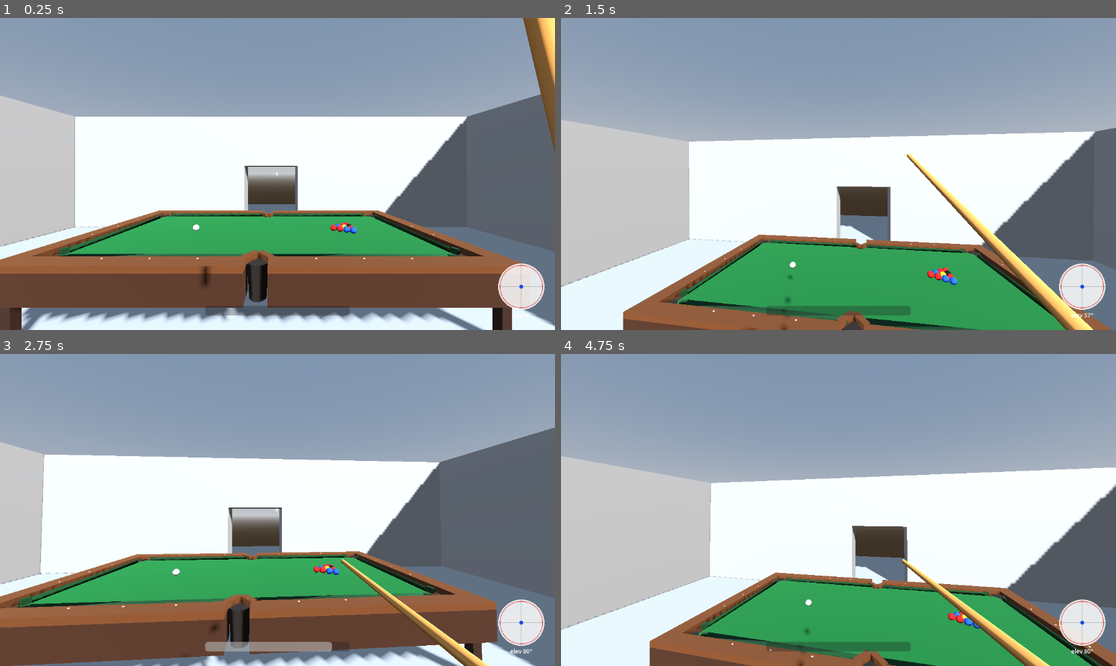
Above: before the commit, frames 1-4 (two rows, left to right).
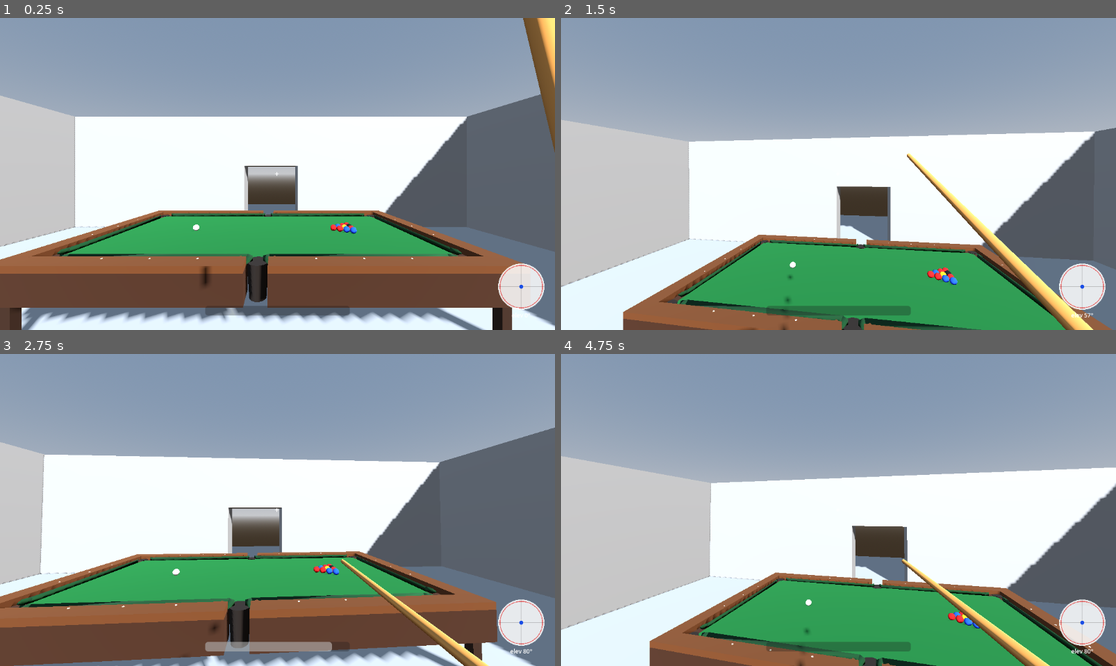
Above: after the commit, the same moments.

Repository: Cleans3/absolute-billiard
Game: Godot game, scene res://src/levels/MainLevel.tscn
The game is run twice, just before and just after one commit, with the same random seed, the same clock (stepped at 60 frames per second) and the same inputs.
Inputs (mouse positions are in pixels of both pictures, inside the frame that each line leads up to):
- Up to frame 1 (0.25 s): no input
- Up to frame 2 (1.5 s): tap Enter at 0.5 s; move the mouse to (866, 174) at 0.52 s; hold Right mouse button (shoot) 0.53-1.28 s; hold E (elevate_up) from 0.53 s (still down); tap Space (jump) at 0.77 s; move the mouse to (810, 174) at 1.27 s; right-click (810, 174) at 1.35 s
- Up to frame 3 (2.75 s): keep holding E (elevate_up); tap Space (jump) at 1.52 s; move the mouse to (288, 503) at 2.02 s; hold Right mouse button (shoot) from 2.03 s (still down)
- Up to frame 4 (4.75 s): keep holding E (elevate_up); move the mouse to (832, 516) at 2.77 s; release Right mouse button (shoot) at 2.78 s; right-click (832, 516) at 2.85 s; tap Space (jump) at 3.02, 3.77, 4.52 s; move the mouse to (877, 513) at 3.52 s; hold Right mouse button (shoot) 3.53-4.28 s; tap R (reset) at 4.15 s; move the mouse to (794, 506) at 4.27 s; right-click (794, 506) at 4.35 s

The runs differ from the first frame. In frame 1, 0.2% of the frame differs, in the area x 10-84%, y 62-80%; in frame 2, 0.3%, in the area x 21-76%, y 70-100%; in frame 3, 0.3%; in frame 4, 0.3%.

Commit message:
visuals: facing is the cushion wedge continued, side horns off the cloth (T5.2)
Facing was a plain box (jaw_radius-thin, flat-topped) sitting apart from the
cushion's own wedge profile — read as a loose block jutting off the nose
(gamma F2). Now the same _wedge_mesh, same depth as the cushion, fused at
the shared corner point with no separate anchor math. Side horns were
centred on the facing line, so half their width sat inward of the nose onto
the cloth (gamma: "wood V apex well onto the green") — shifted outward-only,
same pattern _build_facing_visual already used.

Evidence: src/tools/screenshot_loop2.gd (kept, same precedent as
screenshot_loop1.gd) -> ~/work/.herdr/adhoc-wip-table-ball/beta4/
{corner_topdown_close,corner_low_close,side_topdown_close}.png — fused
wedges, no loose blocks, no wood on cloth.

Co-Authored-By: Claude Sonnet 5 <noreply@anthropic.com>

Diff:
--- a/src/gameplay/table/table_visuals.gd
+++ b/src/gameplay/table/table_visuals.gd
@@ -41,9 +41,9 @@
 		_build_facing_visual(parent, spec, rail.b, rail.facing_b, rail.inward_normal, y)
 		match rail.id:
 			&"rail_n_w", &"rail_s_w":
-				_build_side_horn(parent, spec, rail.b, rail.facing_b, y)
+				_build_side_horn(parent, spec, rail.b, rail.facing_b, rail.inward_normal, y)
 			&"rail_n_e", &"rail_s_e":
-				_build_side_horn(parent, spec, rail.a, rail.facing_a, y)
+				_build_side_horn(parent, spec, rail.a, rail.facing_a, rail.inward_normal, y)
 	for pos in layout.sights:
 		_build_sight(parent, spec, pos, y)
 	for pocket in layout.pockets:
@@ -125,44 +125,56 @@
 	parent.add_child(mesh)
 
 
+## Angled facing wedge, same cross-section as the cushion (T5.2: "the cushion profile continued
+## ... turned by the facing angle ... no separate box") — matches table_builder.gd's
+## `_add_facing_shape` exactly (same anchor/depth math, duplicated here the same way
+## `_cushion_depth`'s own doc comment already flags for the plain cushion: visuals and collider
+## are built in separate passes from the same layout, not from each other).
 static func _build_facing_visual(parent: Node3D, spec: TableSpec, at: Vector3, dir: Vector3, inward: Vector3, y: float) -> void:
 	if dir.is_zero_approx():
 		return
-	var mesh := MeshInstance3D.new()
-	mesh.name = "Facing"
+	var depth := _cushion_depth(spec)
+	var h := spec.cushion_nose_h_m
 	var length := spec.ball_radius_m * TableBuilder.FACING_LENGTH_RATIO
-	var thick := spec.jaw_radius_m * 2.0
-	var box := BoxMesh.new()
-	box.size = Vector3(thick, spec.cushion_nose_h_m, length)
-	mesh.mesh = box
-	mesh.material_override = _material(CUSHION_COLOR)
 	var z := dir.normalized()
 	var x := Vector3.UP.cross(z).normalized()
 	if x.dot(inward) > 0.0:
 		x = -x
+	var facing := MeshInstance3D.new()
+	facing.name = "Facing"
+	facing.mesh = _wedge_mesh(depth, h, length)
+	facing.material_override = _material(CUSHION_COLOR)
 	# Same outward shift as the collider (table_builder.gd): inner face flush with the nose line,
-	# fused to the cushion end instead of straddling it with a visible gap or overlap.
-	var anchor := at + x * thick * 0.5
-	mesh.transform = Transform3D(Basis(x, Vector3.UP, z), anchor + z * length * 0.5 + Vector3(0, y + spec.cushion_nose_h_m * 0.5, 0))
-	parent.add_child(mesh)
+	# fused to the cushion end instead of straddling it with a visible gap or overlap. The wedge's
+	# own nose face is at local X=0 (same convention `_build_cushion` uses), so this anchor lines
+	# up with the cushion's own X=0 face with no extra offset.
+	facing.transform = Transform3D(Basis(x, Vector3.UP, z), at + z * length * 0.5 + Vector3(0, y, 0))
+	parent.add_child(facing)
 
 
 ## Wood cap for a side-pocket-adjacent rail end (see file header) — same footprint/direction
 ## as the rubber jaw stub above it, just full rail_height_m tall and RAIL_COLOR, so the rail
-## block's flat end-cap face doesn't read as the plank abruptly stopping.
-static func _build_side_horn(parent: Node3D, spec: TableSpec, at: Vector3, dir: Vector3, y: float) -> void:
+## block's flat end-cap face doesn't read as the plank abruptly stopping. Wood only, above the
+## rail top / outside the nose line: shifted entirely to the outward side of the nose, starting
+## right where the rubber facing's own depth ends, so nothing sits on the cloth (T5.2; gamma F2:
+## "wood V apex well onto the green below the rail edge").
+static func _build_side_horn(parent: Node3D, spec: TableSpec, at: Vector3, dir: Vector3, inward: Vector3, y: float) -> void:
 	if dir.is_zero_approx():
 		return
 	var mesh := MeshInstance3D.new()
 	mesh.name = "SideHorn"
 	var length := spec.ball_radius_m * TableBuilder.FACING_LENGTH_RATIO
-	var box := BoxMesh.new()
-	box.size = Vector3(spec.rail_width_m - _cushion_depth(spec), spec.rail_height_m, length)
+	var width := spec.rail_width_m - _cushion_depth(spec)
+	var box := BoxMesh.new()
+	box.size = Vector3(width, spec.rail_height_m, length)
 	mesh.mesh = box
 	mesh.material_override = _material(RAIL_COLOR)
 	var z := dir.normalized()
 	var x := Vector3.UP.cross(z).normalized()
-	mesh.transform = Transform3D(Basis(x, Vector3.UP, z), at + z * length * 0.5 + Vector3(0, y + spec.rail_height_m * 0.5, 0))
+	if x.dot(inward) > 0.0:
+		x = -x
+	var anchor := at + x * (_cushion_depth(spec) + width * 0.5)
+	mesh.transform = Transform3D(Basis(x, Vector3.UP, z), anchor + z * length * 0.5 + Vector3(0, y + spec.rail_height_m * 0.5, 0))
 	parent.add_child(mesh)
 
 
--- /dev/null
+++ b/src/tools/screenshot_loop2.gd
@@ -0,0 +1,58 @@
+extends SceneTree
+
+## One-shot: loop-2 (gamma F2, plan.md T5.2) evidence shots — corner low, corner top-down, side
+## top-down, close enough that a loose jaw block or wood-on-cloth (verdict_loop1 F2) would be
+## unmistakable if it still existed. Same camera framing as gamma's own gamma_l1_closeup.gd so the
+## before/after is directly comparable. Same precedent as screenshot_loop1.gd — kept, run once.
+##   DISPLAY=:0 godot --path . -s src/tools/screenshot_loop2.gd
+
+const OUT := "/home/cleanse/work/.herdr/adhoc-wip-table-ball/beta4/"
+
+var scene: Node
+
+
+func _initialize() -> void:
+	scene = load("res://src/levels/MainLevel.tscn").instantiate()
+	root.add_child(scene)
+	current_scene = scene
+	root.size = Vector2i(1280, 800)
+	_run()
+
+
+func _wait(n: int) -> void:
+	for i in n:
+		await process_frame
+
+
+func _shot(shot_name: String) -> void:
+	await _wait(4)
+	DirAccess.make_dir_recursive_absolute(OUT)
+	var err := root.get_texture().get_image().save_png(OUT + shot_name + ".png")
+	print("shot ", shot_name, " ", error_string(err))
+
+
+func _run() -> void:
+	await _wait(40)
+	var table: Table = scene.get_node("Table")
+	var s := table.spec
+	var hl := s.length_m * 0.5
+	var hw := s.width_m * 0.5
+	var t := table.global_position
+	var bed := s.bed_height_m
+	var cam := Camera3D.new()
+	scene.add_child(cam)
+	cam.fov = 40.0
+	cam.current = true
+
+	cam.global_position = t + Vector3(-hl + 0.05, bed + 0.9, -hw + 0.05)
+	cam.look_at(t + Vector3(-hl - 0.03, bed, -hw - 0.03), Vector3(0, 0, -1))
+	await _shot("corner_topdown_close")
+
+	cam.global_position = t + Vector3(-hl + 0.45, bed + 0.25, -hw + 0.45)
+	cam.look_at(t + Vector3(-hl - 0.03, bed + 0.02, -hw - 0.03), Vector3.UP)
+	await _shot("corner_low_close")
+
+	cam.global_position = t + Vector3(0, bed + 0.7, -hw + 0.05)
+	cam.look_at(t + Vector3(0, bed, -hw - 0.03), Vector3(0, 0, -1))
+	await _shot("side_topdown_close")
+	quit()
Not shown, added: src/tools/screenshot_loop2.gd.uid
